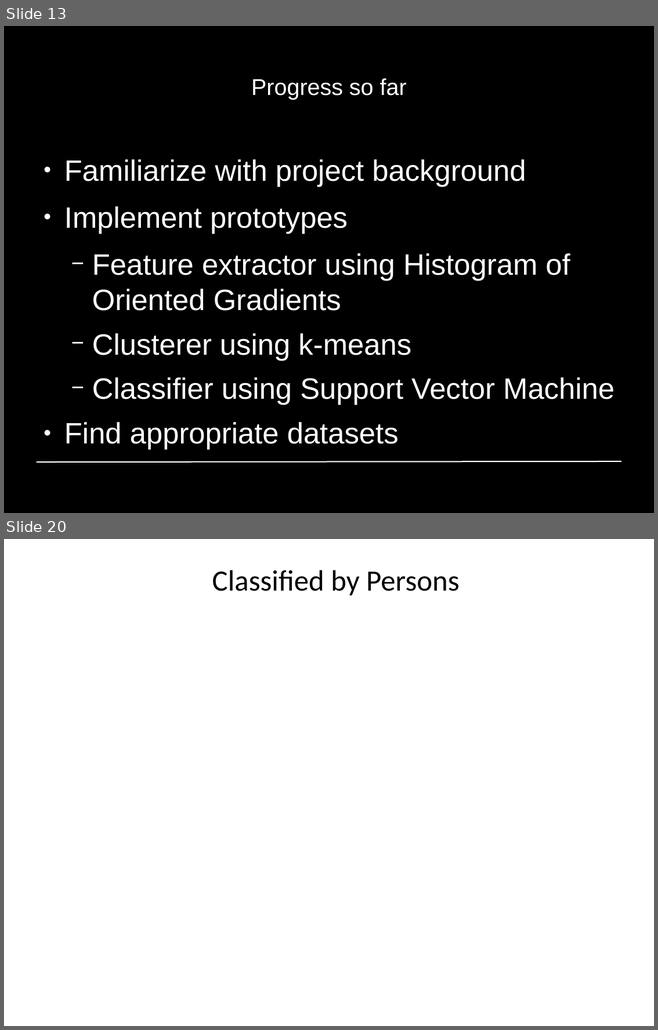
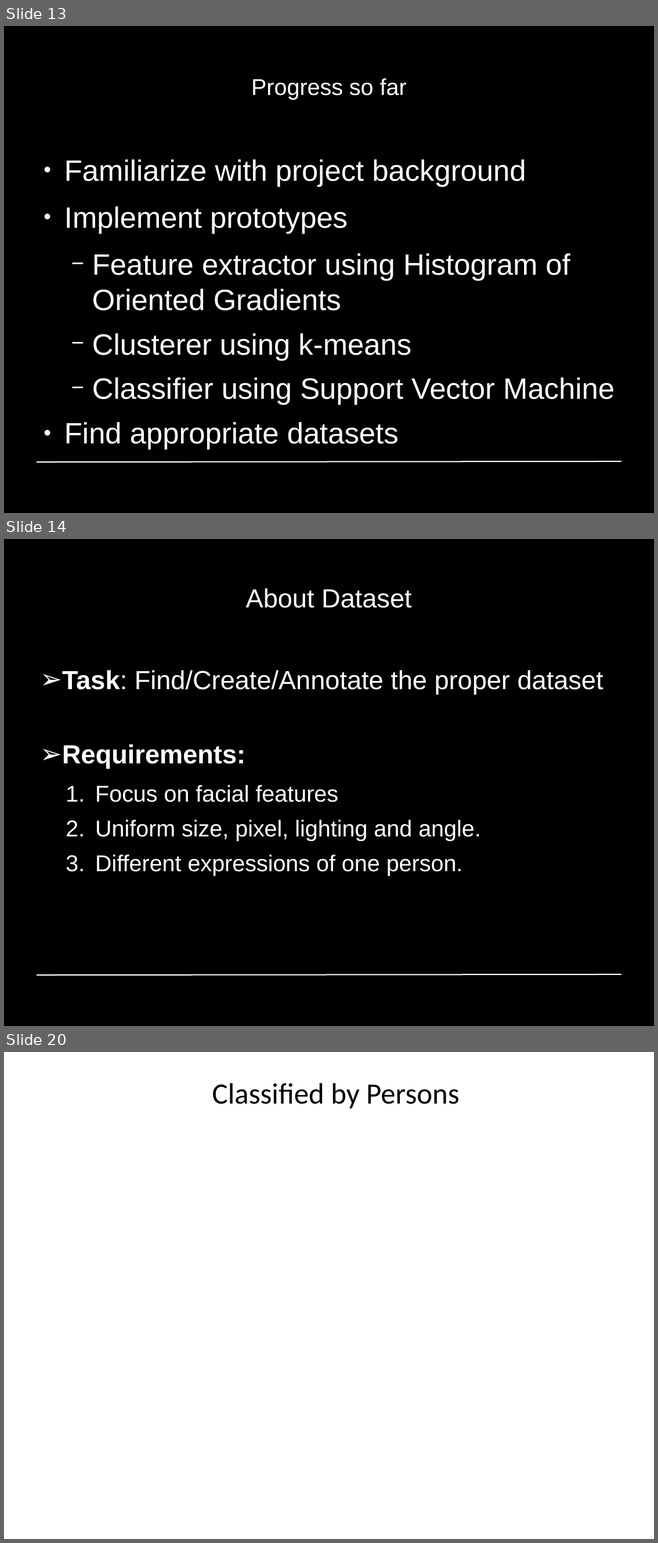
Before and after one commit to GiannisPapadopoulos/DiscriminativePatches, a slide deck: presentations/period1/MAI_Project1_Group4.odp. Shown one above the other, each under a label of ours: slides 13 and 20 before the commit, slides 13, 14 and 20 after it; the slides between them are not shown. The pictures are 658x1030 and 658x1543 pixels, drawn with LibreOffice and Linux fonts; fonts in the diff are those of the drawing; background and template pictures are left out. Boxes give left, top, right and bottom in pixels: in the first picture for what was removed or moved away, otherwise in the second. Text is boxed around its words. In the diff, an @@ line names an element or a change of style, - is before the commit and + after.

```diff
--- a/presentations/period1/MAI_Project1_Group4.odp
+++ b/presentations/period1/MAI_Project1_Group4.odp
@@ slide 14 added at [4,539,654,1026], background #000000; not listed: 1 template element that a slide beside it also shows @@
@@ title added at [246,588,412,608], 32 pt, text #FFFFFF @@
+About Dataset
@@ text added at [62,670,603,876], 28 pt, text #FFFFFF @@
+➢ Task: Find/Create/Annotate the proper dataset
+➢ Requirements:
+  1. Focus on facial features
+  2. Uniform size, pixel, lighting and angle.
+  3. Different expressions of one person.
```
Also in this commit, not shown: 2 slides changed, 2 other slides added, 3 slides removed.
